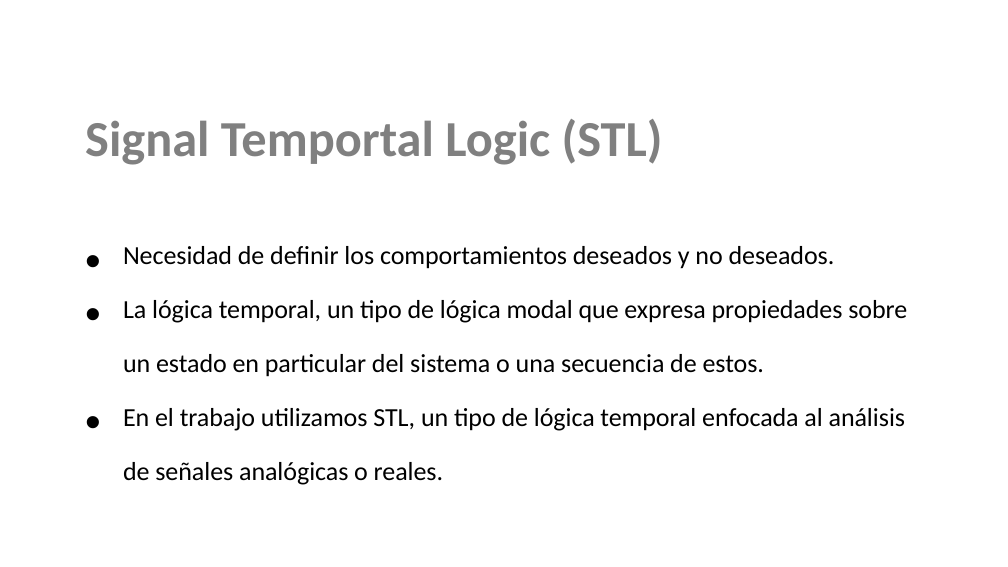
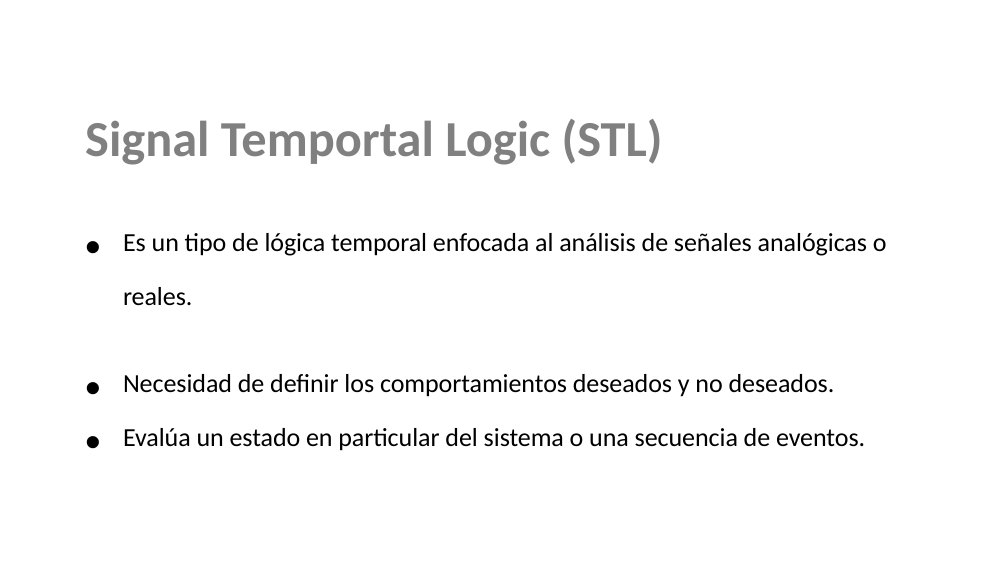
Before and after one commit to nachorequeno/tfg_ciberfisicos, a slide deck: slide 5 of slides/plantilla_usada.pptx. Drawn at 1008x567 pixels with LibreOffice and Linux fonts; fonts in the diff are those of the drawing; background and template pictures are left out. Boxes give left, top, right and bottom in pixels: in the first picture for what was removed or moved away, otherwise in the second. Text is boxed around its words. In the diff, an @@ line names an element or a change of style, - is before the commit and + after.

```diff
--- a/slides/plantilla_usada.pptx
+++ b/slides/plantilla_usada.pptx
@@ text at <box>123,233,887,306</box>: paragraph added @@
+• Es un tipo de lógica temporal enfocada al análisis de señales analógicas o reales.
@@ text at <box>123,428,865,451</box>: text changed @@
-• La lógica temporal, un tipo de lógica modal que expresa propiedades sobre un estado en particular del sistema o una secuencia de estos.
-• En el trabajo utilizamos STL, un tipo de lógica temporal enfocada al análisis de señales analógicas o reales.
+• Evalúa un estado en particular del sistema o una secuencia de eventos.
```
Also in this commit, not shown: 5 other slides changed.
